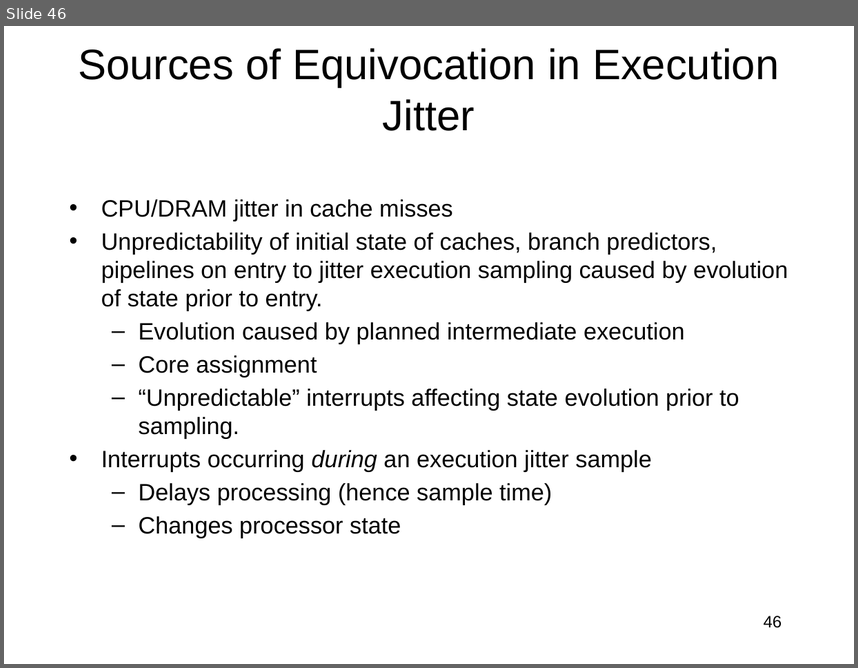
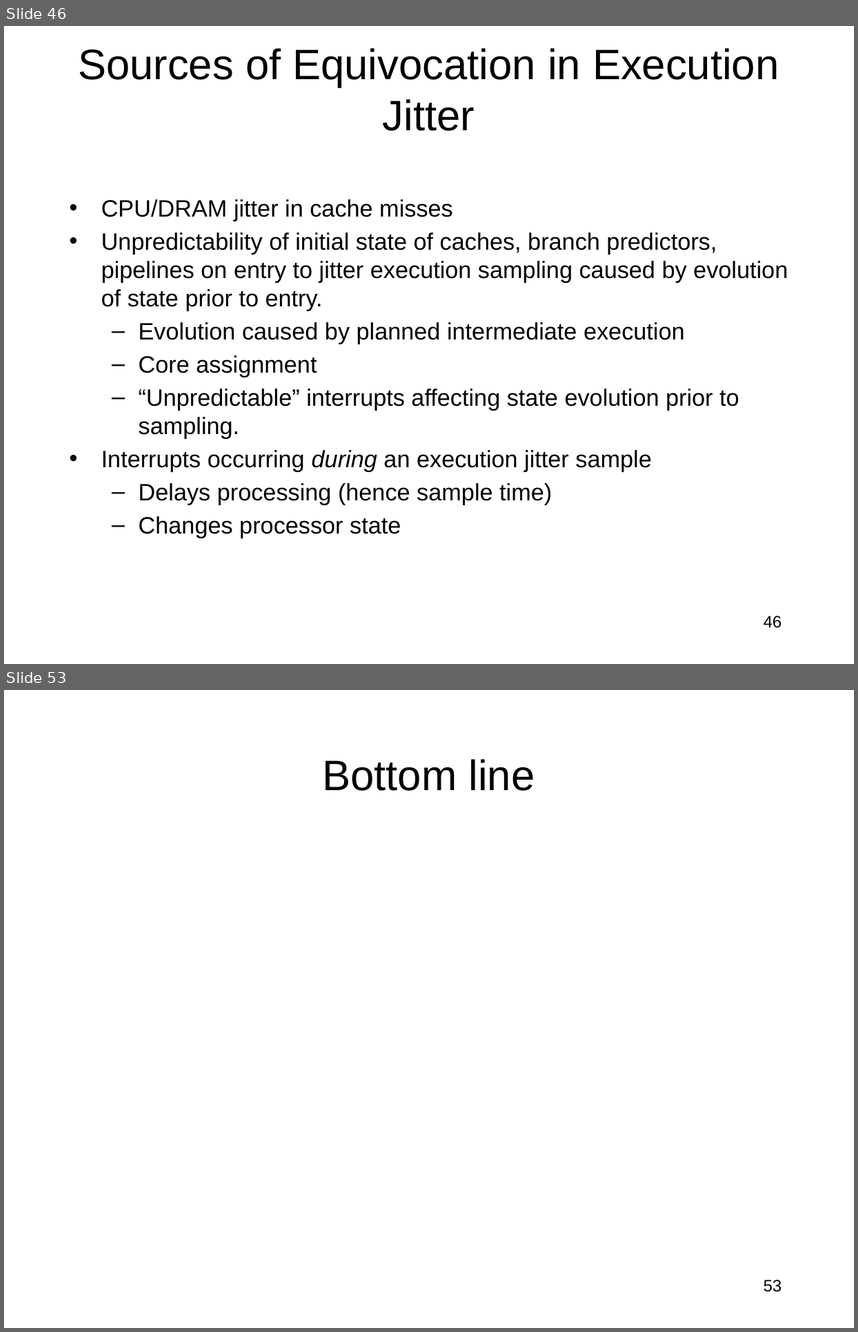
Before and after one commit to jlmucb/class_notes, a slide deck: BerkeleyClass/CS290Spring2013/Lectures/entropy_talk.pptx. Shown one above the other, each under a label of ours: slide 46 before the commit, slides 46 and 53 after it; the slides between them are not shown. The pictures are 858x668 and 858x1332 pixels, drawn with LibreOffice and Linux fonts; fonts in the diff are those of the drawing; grey boxes stand for pictures. Boxes give left, top, right and bottom in pixels: in the first picture for what was removed or moved away, otherwise in the second. Text is boxed around its words. In the diff, an @@ line names an element or a change of style, - is before the commit and + after.

```diff
--- a/BerkeleyClass/CS290Spring2013/Lectures/entropy_talk.pptx
+++ b/BerkeleyClass/CS290Spring2013/Lectures/entropy_talk.pptx
@@ slide 53 added at (x1=4, y1=690, x2=854, y2=1328), background #FFFFFF @@
@@ title added at (x1=323, y1=759, x2=535, y2=791), 36 pt, text #000000 @@
+Bottom line
@@ page number added at (x1=764, y1=1279, x2=782, y2=1292), 14 pt, text #000000 @@
+53
```
Also in this commit, not shown: 4 slides changed, 2 other slides added, 1 other file.
